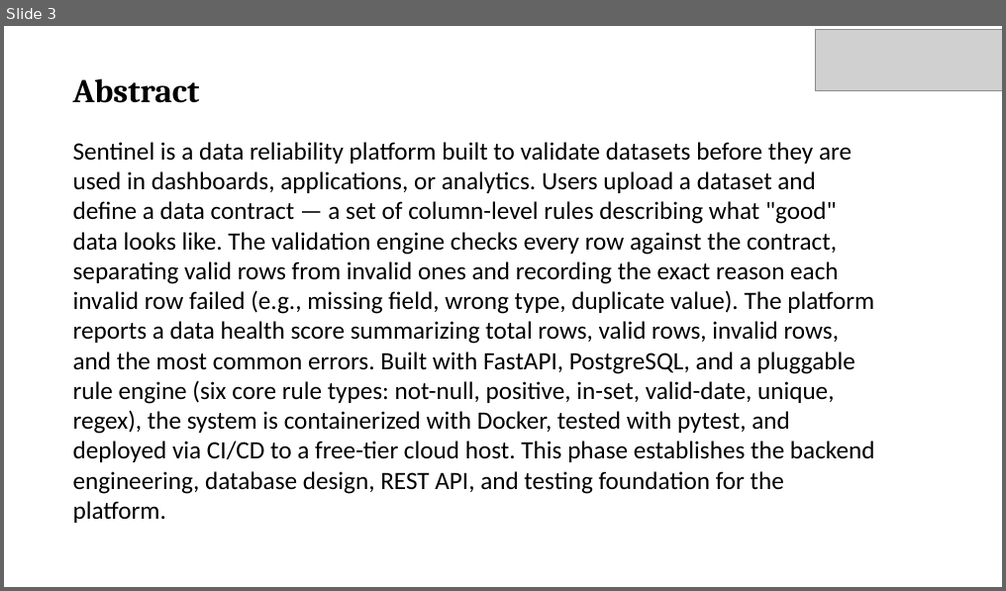
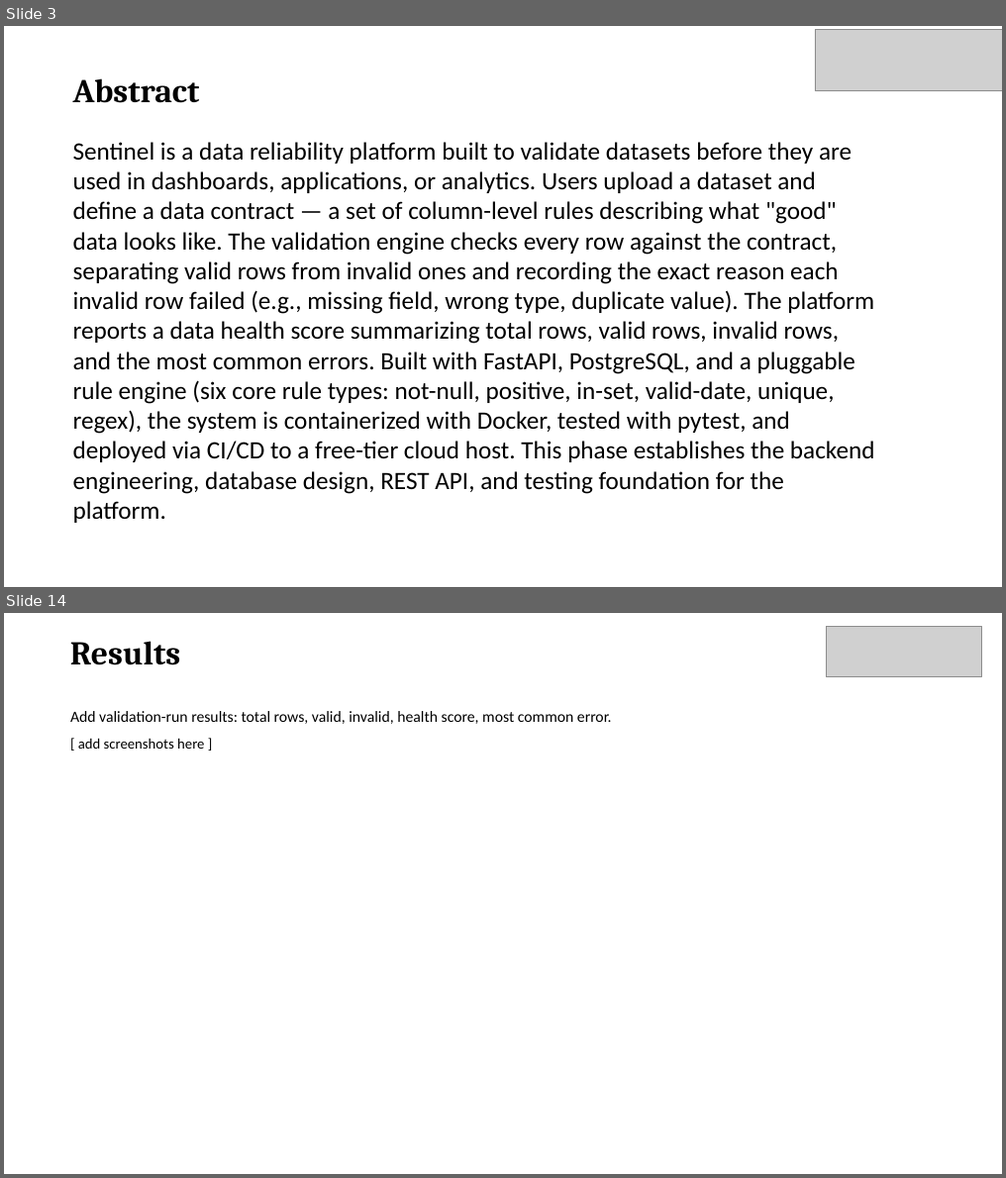
Before and after one commit to varshitha-ravuri006/Sentinel-Data-Reliability-Platform, a slide deck: Sentinel_Review.pptx. Shown one above the other, each under a label of ours: slide 3 before the commit, slides 3 and 14 after it; the slides between them are not shown. The pictures are 1006x591 and 1006x1178 pixels, drawn with LibreOffice and Linux fonts; fonts in the diff are those of the drawing; grey boxes stand for pictures. Boxes give left, top, right and bottom in pixels: in the first picture for what was removed or moved away, otherwise in the second. Text is boxed around its words. In the diff, an @@ line names an element or a change of style, - is before the commit and + after.

```diff
--- a/Sentinel_Review.pptx
+++ b/Sentinel_Review.pptx
@@ slide 14 added at (4, 613, 1002, 1174), background #FFFFFF @@
@@ text added at (70, 641, 180, 665), 32 pt, text #000000, bold @@
+Results
@@ picture added at (826, 626, 982, 676) @@
@@ text added at (70, 711, 612, 749), 15 pt, text #000000 @@
+Add validation-run results: total rows, valid, invalid, health score, most common error.
+[ add screenshots here ]
```
Also in this commit, not shown: 13 other slides added, 10 other files.
